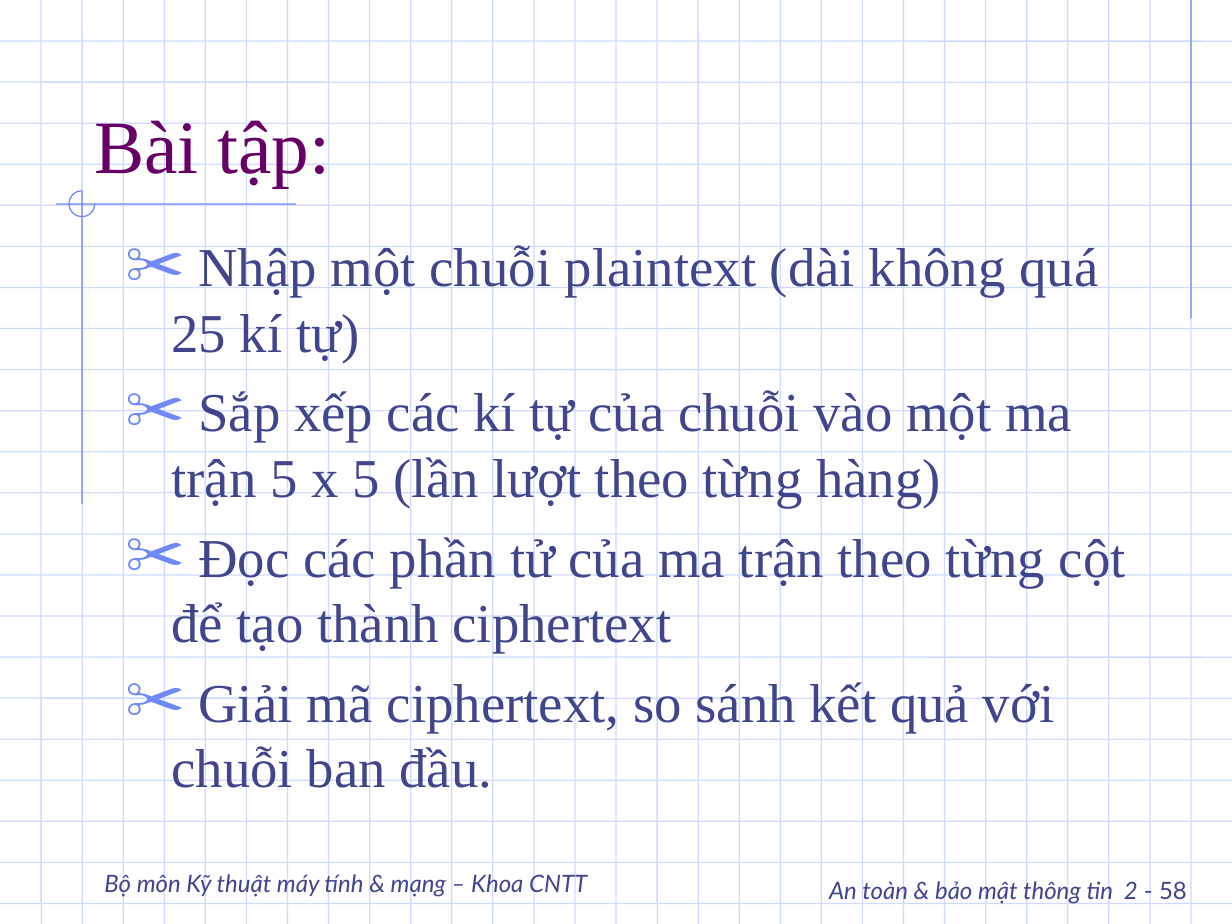
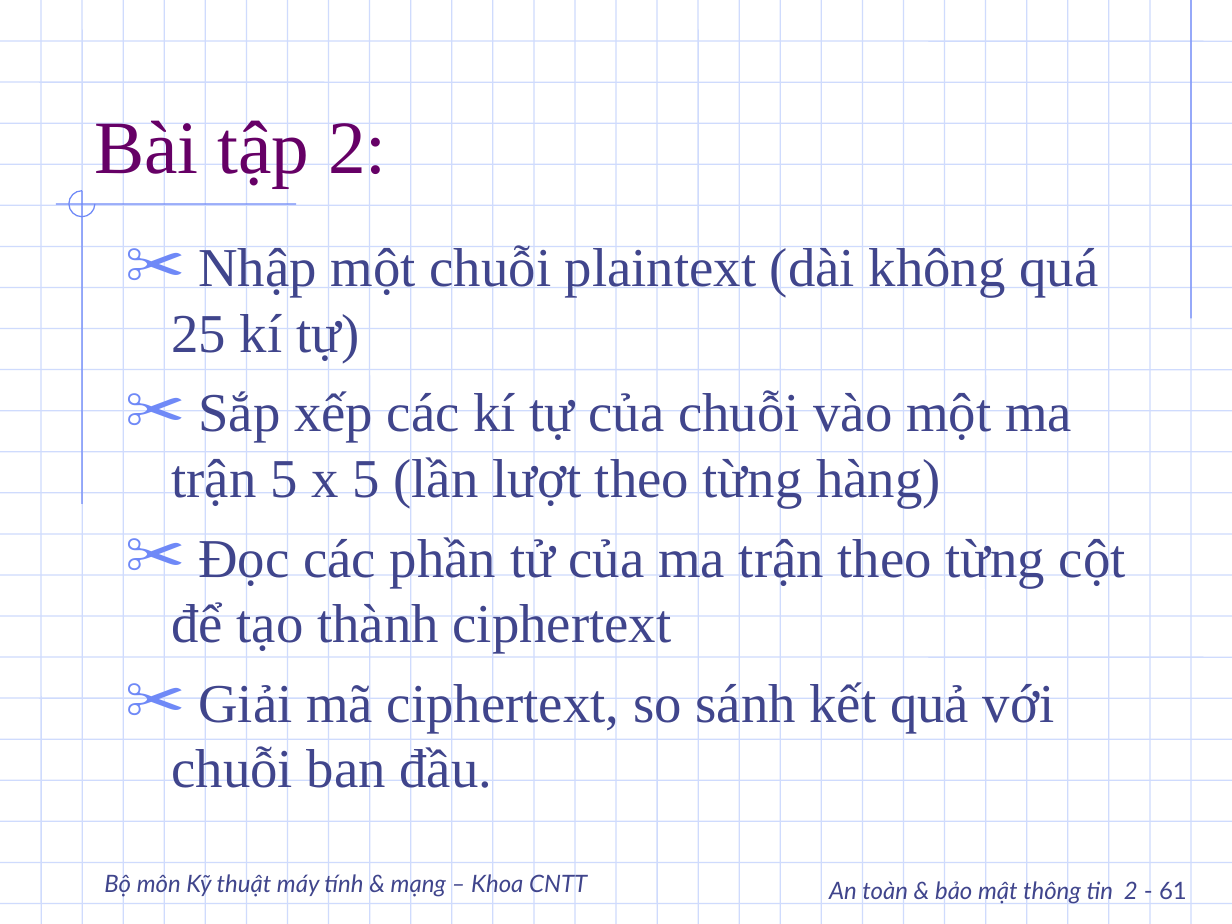
Before and after one commit to DangHieu19022004/ATTT, a slide deck: slide 61 of slide/Phan02_2.ppt (slide 58 before the commit). Drawn at 1232x924 pixels with LibreOffice and Linux fonts; fonts in the diff are those of the drawing; background and template pictures are left out. Boxes give left, top, right and bottom in pixels: in the first picture for what was removed or moved away, otherwise in the second. Text is boxed around its words. In the diff, an @@ line names an element or a change of style, - is before the commit and + after.

```diff
--- a/slide/Phan02_2.ppt
+++ b/slide/Phan02_2.ppt
@@ title at (94,115,386,188): text changed @@
-Bài tập:
+Bài tập 2:
@@ text at (829,878,1187,905): text changed @@
-An toàn & bảo mật thông tin 2 - 58
+An toàn & bảo mật thông tin 2 - 61
```
Also in this commit, not shown: 11 other slides changed, 4 slides added, 40 other files.
